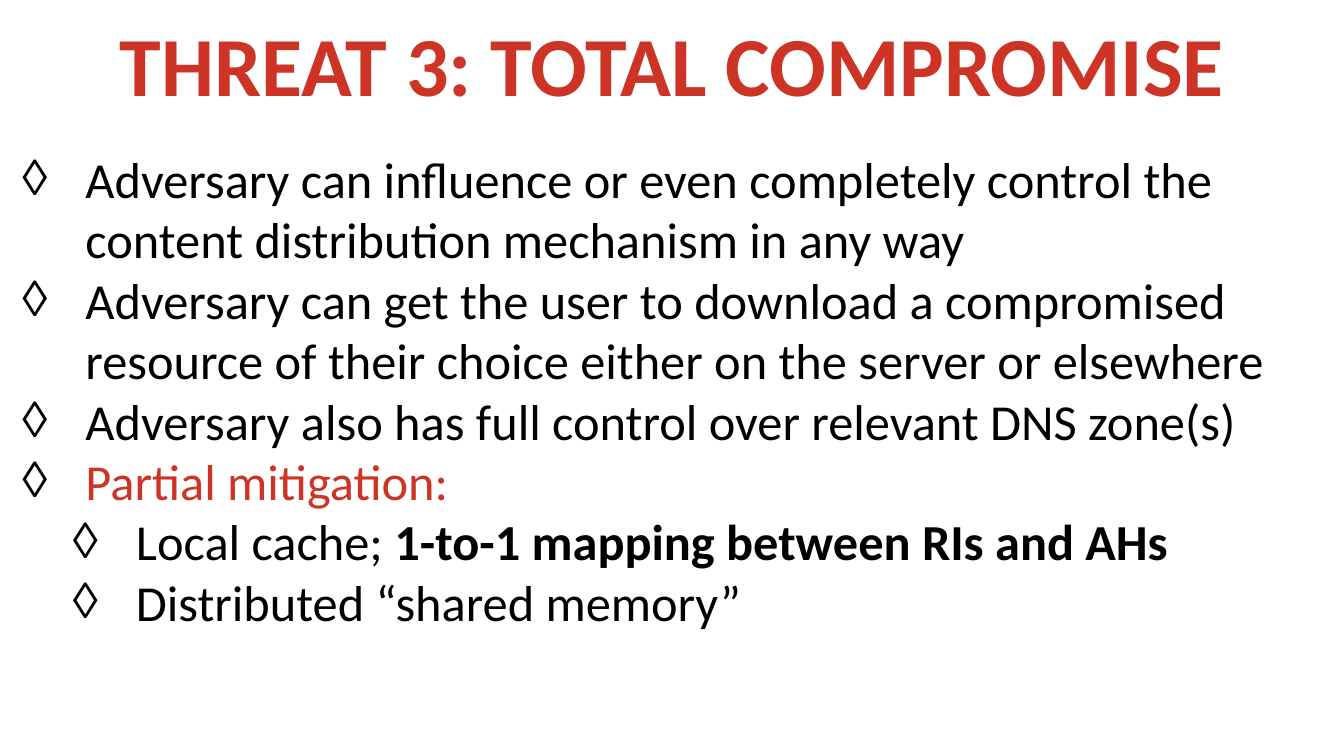
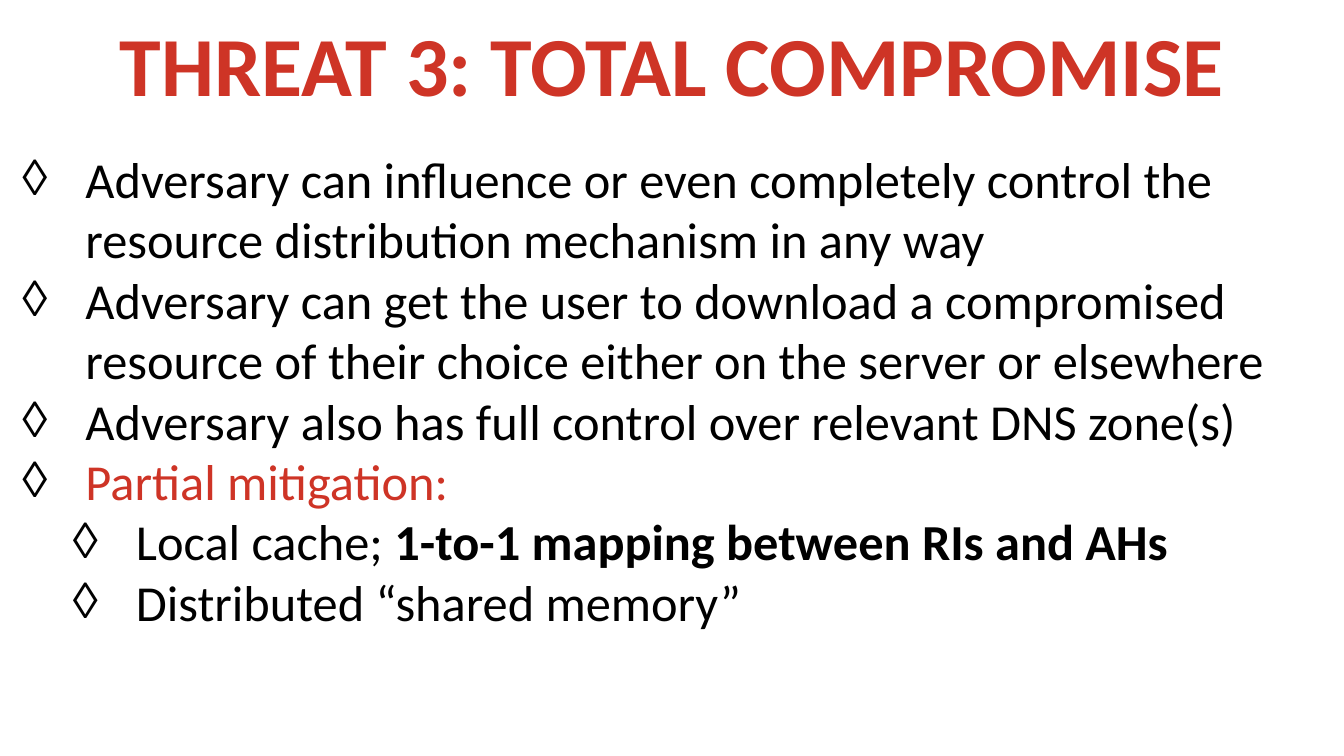
Before and after one commit to Xunnamius/haschk, a slide deck: slide 24 of docs/dnschk-initial.pptx. Drawn at 1344x756 pixels with LibreOffice and Linux fonts; fonts in the diff are those of the drawing. Boxes give left, top, right and bottom in pixels: in the first picture for what was removed or moved away, otherwise in the second. Text is boxed around its words. In the diff, an @@ line names an element or a change of style, - is before the commit and + after.

```diff
--- a/docs/dnschk-initial.pptx
+++ b/docs/dnschk-initial.pptx
@@ text at (85, 163, 1212, 266): text changed @@
-◊ Adversary can influence or even completely control the content distribution mechanism in any way
+◊ Adversary can influence or even completely control the resource distribution mechanism in any way
```
Also in this commit, not shown: 4 other slides changed, 1 other file.
